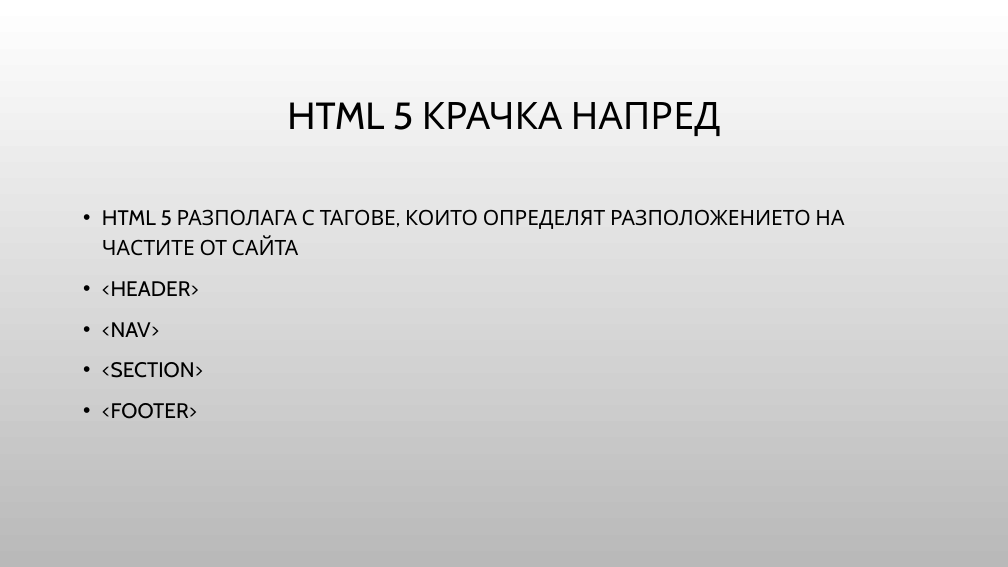
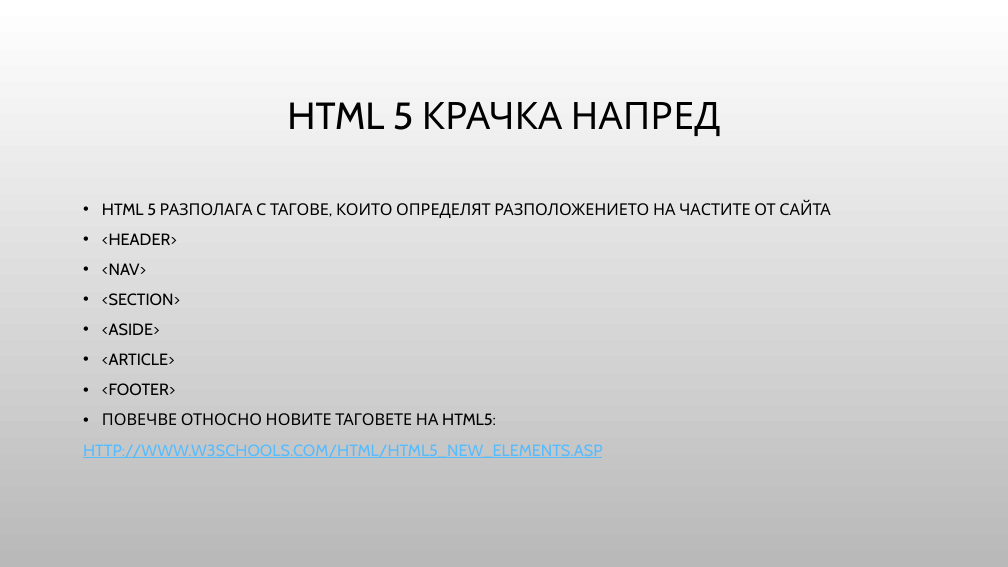
Before and after one commit to Bilyukov/php-mysql-course, a slide deck: slide 14 of 02.html-basics.pptx. Drawn at 1008x567 pixels with LibreOffice and Linux fonts; fonts in the diff are those of the drawing; background and template pictures are left out. Boxes give left, top, right and bottom in pixels: in the first picture for what was removed or moved away, otherwise in the second. Text is boxed around its words. In the diff, an @@ line names an element or a change of style, - is before the commit and + after.

Commit message:
Finalized HTML Basics Presentation and Examples

```diff
--- a/02.html-basics.pptx
+++ b/02.html-basics.pptx
@@ text at (x1=102, y1=200, x2=830, y2=395): size 20 to 15.5 pt in "HTML 5 РАЗПОЛАГА С ТАГОВЕ, КОИТО ОПРЕДЕЛЯТ ...", "<HEADER>", "<NAV>", "<SECTION>" and 1 more places; line spacing 1.2 to 1 @@
@@ text at (x1=102, y1=323, x2=175, y2=365): paragraphs added @@
+• <ASIDE>
+• <ARTICLE>
@@ text at (x1=83, y1=413, x2=603, y2=458): paragraphs added @@
+• ПОВЕЧВЕ ОТНОСНО НОВИТЕ ТАГОВЕТЕ НА HTML5:
+HTTP://WWW.W3SCHOOLS.COM/HTML/HTML5_NEW_ELEMENTS.ASP
```
Also in this commit, not shown: 2 slides added, 6 other files.
